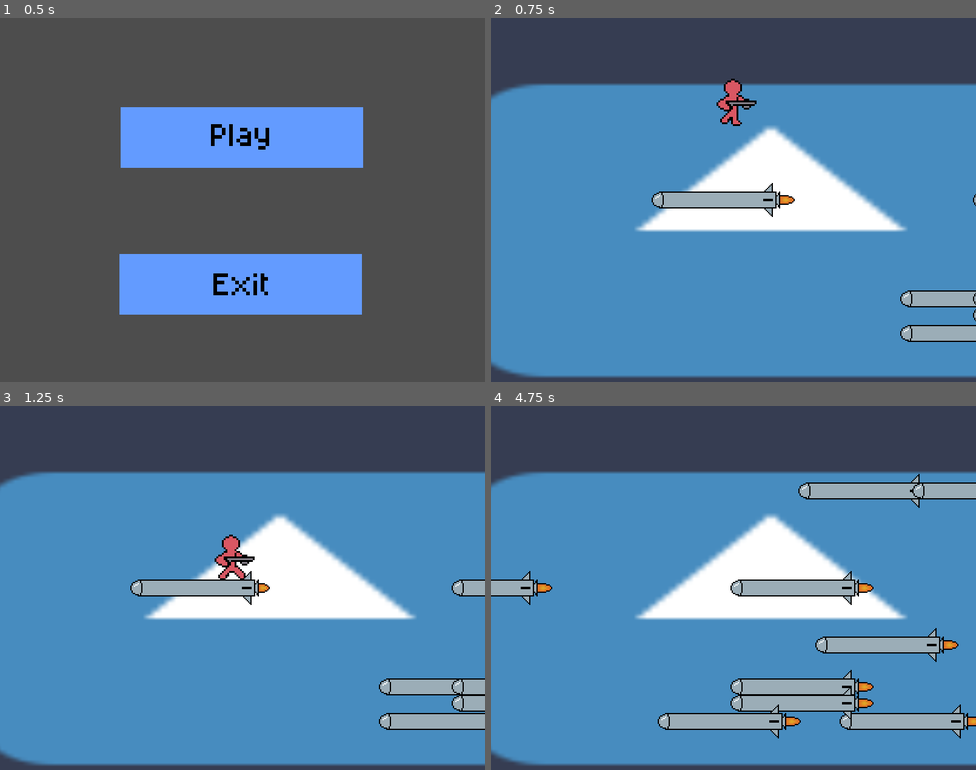
Above: before the commit, frames 1-4 (two rows, left to right).
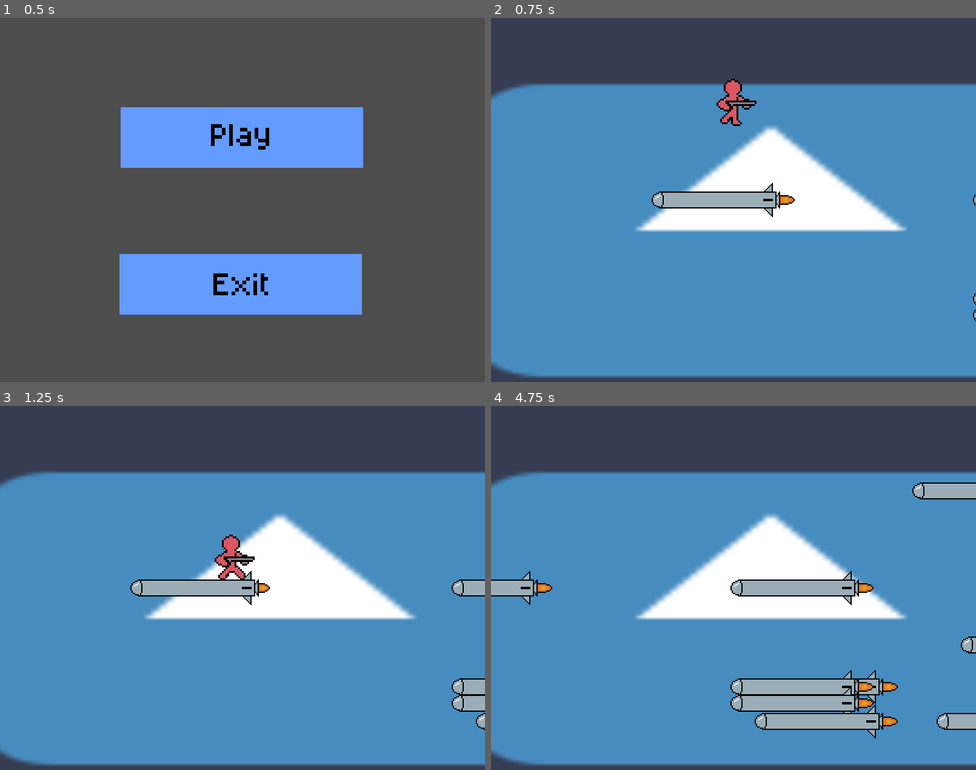
Above: after the commit, the same moments.

Repository: terminator0521/air-jumper
Game: Godot game, scene res://scenes/start_menu.tscn
Same seed, same stepped clock (60 frames per second), same inputs: the game is played once before the commit and once after it. The engine's default icon, where the game draws it, is replaced by a stand-in: a white triangle on a blue panel in a dark square.
Inputs (mouse positions are in pixels of both pictures, inside the frame that each line leads up to):
- Up to frame 1 (0.5 s): no input
- Up to frame 2 (0.75 s): click (733, 138) at 0.5 s
- Up to frame 3 (1.25 s): no input
- Up to frame 4 (4.75 s): hold Right 1.28-2.03 s; tap X (shoot) every 0.75 s from 1.35 to 4.35 s; tap Z (jump) at 1.52, 2.27, 3.77, 4.52 s; hold Down (down) 2.03-2.78 s; hold Right 2.78-3.53 s; hold Up 3.53-4.28 s; hold Left from 4.28 s (still down)

Frame 1 is identical in both runs. In frame 2, 1.4% of the frame differs, in the area x 84-100%, y 74-89%; in frame 3, 1.7%; in frame 4, 5.3%, in the area x 34-100%, y 18-92%.

Commit message:
fix player animation not changing from d_down to idle

Diff:
--- a/scripts/platform_mgr.gd
+++ b/scripts/platform_mgr.gd
@@ -24,8 +24,8 @@
 const _SPAWN_POS_X: Array[float] = [
 	_start_x + 40,
 	_start_x + 80,
-	_start_x - 40,
-	_start_x - 80,
+	_start_x + 120,
+	_start_x + 160,
 	_start_x
 ]
 var _rockets: Array[Node2D]
--- a/scripts/player.gd
+++ b/scripts/player.gd
@@ -16,6 +16,7 @@
 	pass
 
 func _process(delta: float) -> void:
+	print(direction)
 	if direction.x != 0:
 		$AnimatedSprite2D.flip_h = (direction.x < 0)
 	if is_grounded:
@@ -23,7 +24,7 @@
 			Vector2(1, 0), Vector2(-1, 0):
 				if $AnimatedSprite2D.animation != "forward":
 					$AnimatedSprite2D.play("forward")
-			Vector2.ZERO:
+			Vector2.ZERO, Vector2(0, -1):
 				if $AnimatedSprite2D.animation != "idle":
 					$AnimatedSprite2D.play("idle")
 			Vector2(0, 1):
